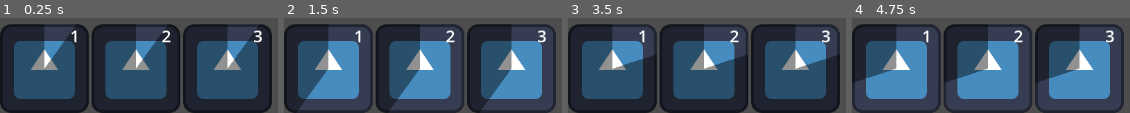
Above: before the commit, frames 1-4 (left to right).
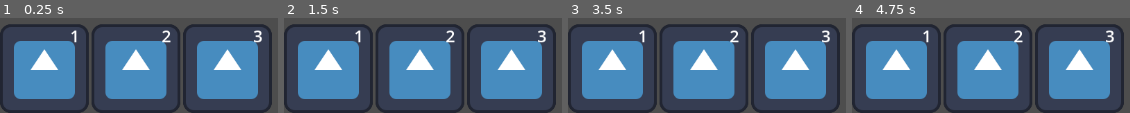
Above: after the commit, the same moments.

Repository: telmotrooper/mephistos-wrath
Game: Godot game, scene res://main.tscn
Two runs of this game, one before a commit and one after it. Both use one fixed random seed, a clock stepped at 60 frames per second and the inputs below. The engine's default icon, where the game draws it, is replaced by a stand-in: a white triangle on a blue panel in a dark square.
Inputs:
- Up to frame 1 (0.25 s): no input
- Up to frame 2 (1.5 s): no input
- Up to frame 3 (3.5 s): tap Enter at 2.75 s
- Up to frame 4 (4.75 s): no input

The runs differ from the first frame. In frame 1, 70% of the frame differs, in the area x 1-97%, y 9-97%; in frame 2, 32%; in frame 3, 62%; in frame 4, 23%.

Commit message:
Only press if not playing

Diff:
--- a/ability_button.gd
+++ b/ability_button.gd
@@ -7,5 +7,6 @@
 	$Label.text = label
 
 func _physics_process(_delta):
-	if Input.is_action_just_pressed(key):
+	if Input.is_action_just_pressed(key) and not $AnimationPlayer.is_playing():
 		print("pressed ", self.name)
+		$AnimationPlayer.play("rotate")
--- a/ability_button.tscn
+++ b/ability_button.tscn
@@ -20,8 +20,7 @@
 
 [sub_resource type="Animation" id="Animation_4jwax"]
 resource_name = "rotate"
-length = 3.0
-loop_mode = 1
+length = 2.5
 tracks/0/type = "value"
 tracks/0/imported = false
 tracks/0/enabled = true
@@ -29,10 +28,10 @@
 tracks/0/interp = 1
 tracks/0/loop_wrap = true
 tracks/0/keys = {
-"times": PackedFloat32Array(0, 2.5, 3),
-"transitions": PackedFloat32Array(1, 1, 1),
+"times": PackedFloat32Array(0, 2.5),
+"transitions": PackedFloat32Array(1, 1),
 "update": 0,
-"values": [0.0, 100.0, 100.0]
+"values": [0.0, 100.0]
 }
 
 [sub_resource type="AnimationLibrary" id="AnimationLibrary_atiuy"]
@@ -53,7 +52,6 @@
 script = ExtResource("2_f5roc")
 
 [node name="AnimationPlayer" type="AnimationPlayer" parent="."]
-autoplay = "rotate"
 libraries = {
 "": SubResource("AnimationLibrary_atiuy")
 }
